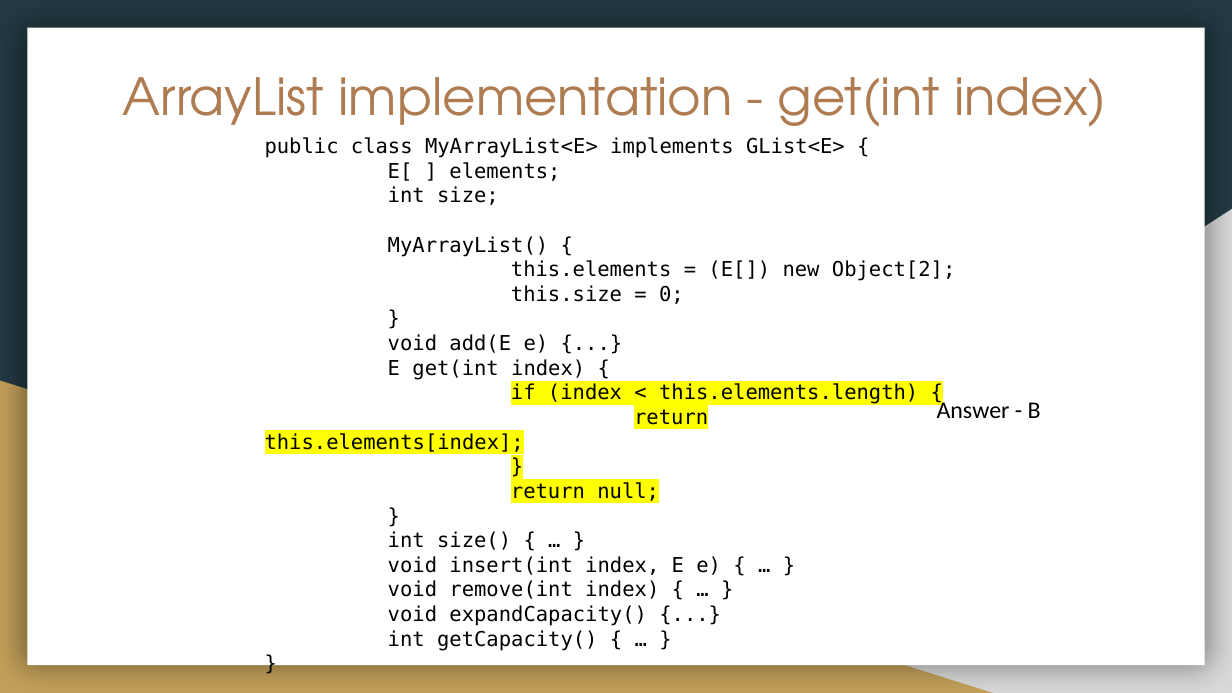
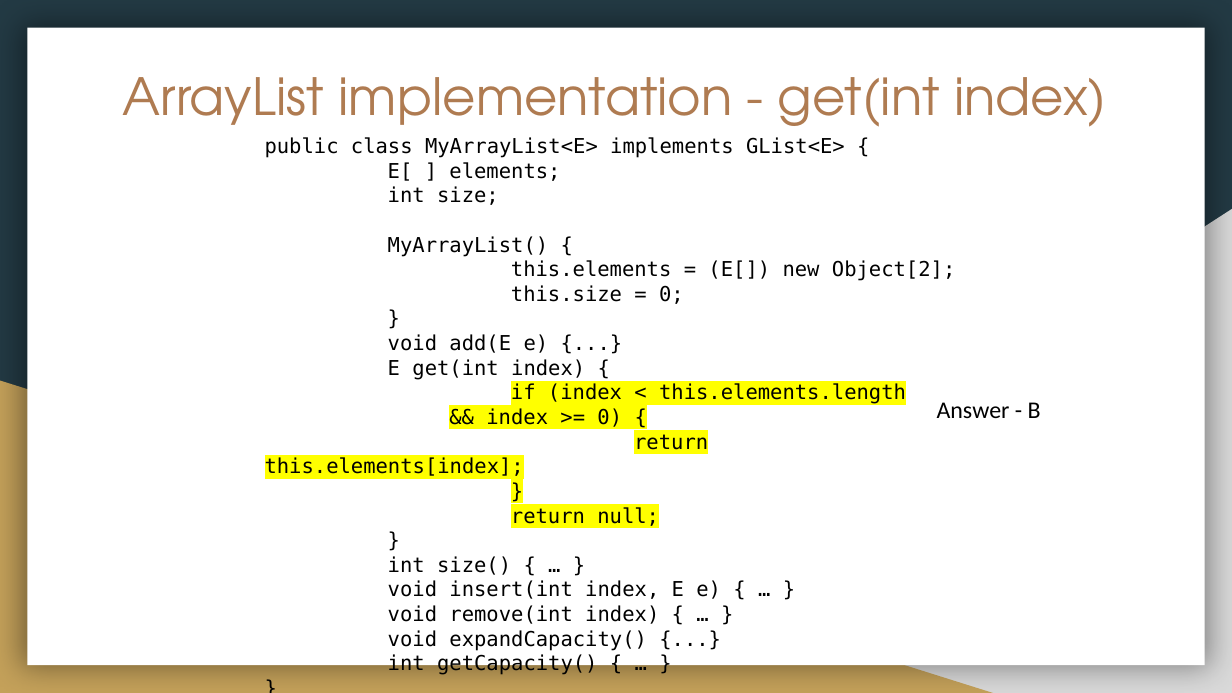
Before and after one commit to ucsd-cse12-sp21/ucsd-cse12-sp21.github.io, a slide deck: slide 22 of discussions/Week2/Week 2 Discussion Slides.pptx. Drawn at 1232x693 pixels with LibreOffice and Linux fonts; fonts in the diff are those of the drawing. Boxes give left, top, right and bottom in pixels: in the first picture for what was removed or moved away, otherwise in the second. Text is boxed around its words. In the diff, an @@ line names an element or a change of style, - is before the commit and + after.

```diff
--- a/discussions/Week2/Week 2 Discussion Slides.pptx
+++ b/discussions/Week2/Week 2 Discussion Slides.pptx
@@ text at [486,383,906,427]: text changed @@
-if (index < this.elements.length) {
+if (index < this.elements.length
+&& index >= 0) {
```
Also in this commit, not shown: 2 other slides changed, 1 other file.
